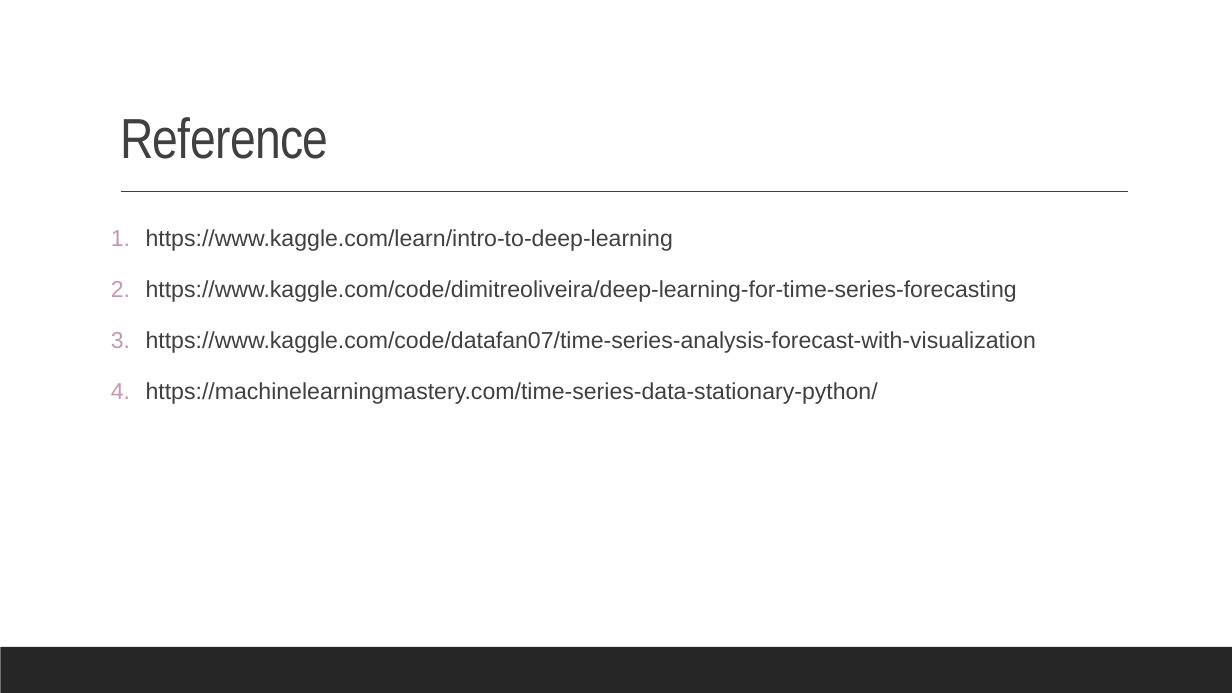
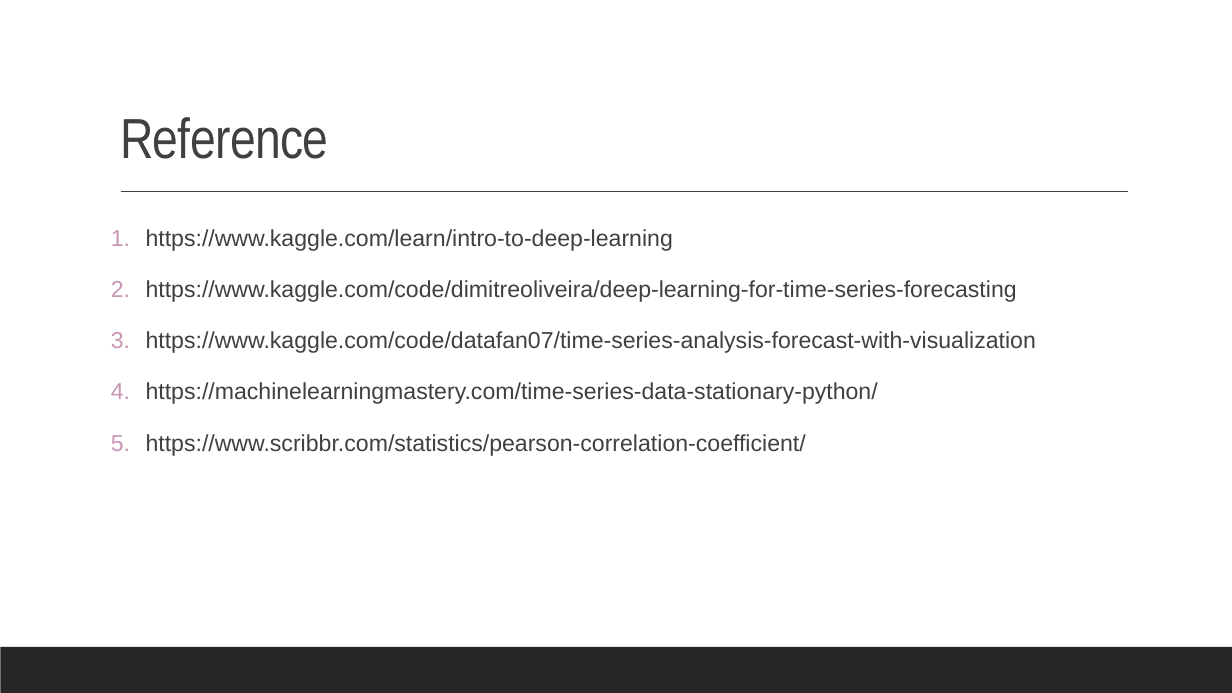
Before and after one commit to Loneruin/Store_Sales_Time_Series_Forecasting, a slide deck: slide 16 of output/STORE SALES – TIME SERIES FORECASTING.pptx. Drawn at 1232x693 pixels with LibreOffice and Linux fonts; fonts in the diff are those of the drawing. Boxes give left, top, right and bottom in pixels: in the first picture for what was removed or moved away, otherwise in the second. Text is boxed around its words. In the diff, an @@ line names an element or a change of style, - is before the commit and + after.

```diff
--- a/output/STORE SALES – TIME SERIES FORECASTING.pptx
+++ b/output/STORE SALES – TIME SERIES FORECASTING.pptx
@@ text at (146,434,806,456): paragraph added @@
+5. https://www.scribbr.com/statistics/pearson-correlation-coefficient/
```
Also in this commit, not shown: 2 other slides changed, 1 slide added, 1 slide removed, 2 other files.
